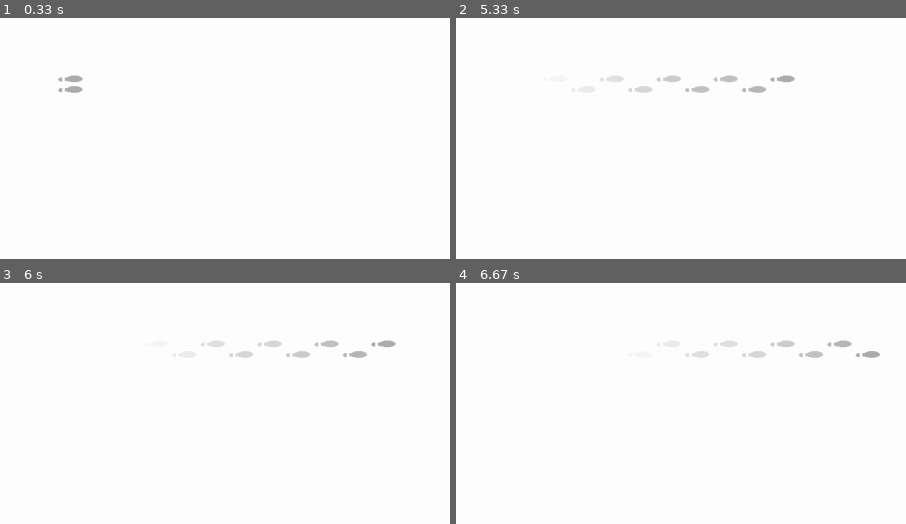
Above: before the commit, frames 1-4 (two rows, left to right).
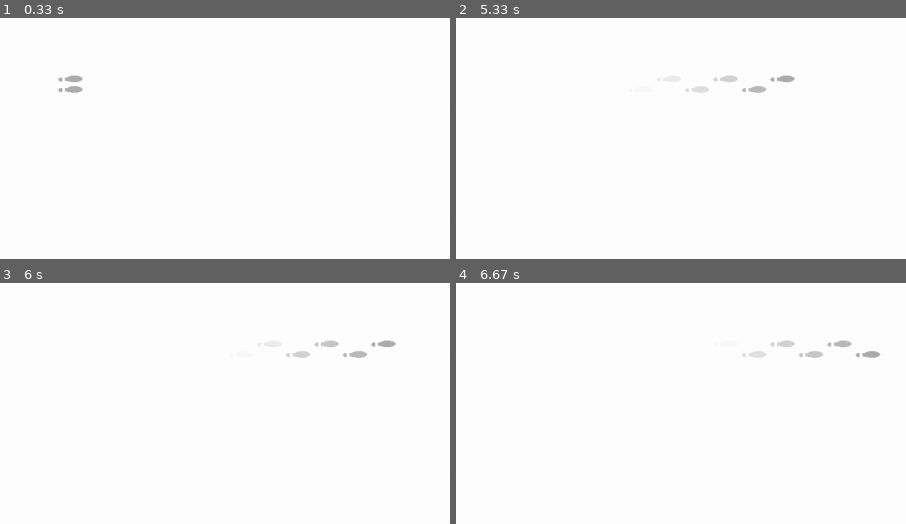
Above: after the commit, the same moments.

Repository: RumbosN/IA_Videojuegos
Game: pygame game, started from huella.py
Two runs of this game, one before a commit and one after it. Both use one fixed random seed, a clock stepped at 60 frames per second and the inputs below.
Inputs:
- Up to frame 1 (0.33 s): no input
- Up to frame 2 (5.33 s): hold Right 0.33-0.8 s; hold Right 0.83-1.3 s; hold Right 1.33-1.97 s; hold Right 2-2.47 s; hold Right 2.5-2.97 s; hold Right 3-3.63 s; hold Right 3.67-4.13 s; hold Right 4.17-4.63 s; hold Right 4.67-5.3 s
- Up to frame 3 (6 s): hold Right 5.33-5.8 s; hold Right from 5.83 s (still down)
- Up to frame 4 (6.67 s): release Right at 6.3 s; hold Right from 6.33 s (still down)
The pictures show only the part of the screen within x 0-50%, y 0-50%; the shares and areas given below are measured in that part.

Frame 1 is identical in both runs. In frame 2, 0.3% of the frame differs, in the area x 32-57%, y 24-32%; in frame 3, 0.2%; in frame 4, 0.1%.

Commit message:
acomodando tiempo

Diff:
--- a/huella.py
+++ b/huella.py
@@ -26,7 +26,6 @@
 		# Para que se pueda poner transparente, se pinta sobre una superficie
 		self.alpha_surface =  pygame.Surface((self.largo+porCiento(self.largo,40)+5, self.ancho), pygame.SRCALPHA, 32)  # the size of your rect
 		self.alpha_surface.set_alpha(128)
-
 
 	def mostrar(self, surface) :
 		#### Suela ####
@@ -57,12 +56,14 @@
 		surface.blit(self.alpha_surface,(self.pos_ini_x,self.pos_ini_y))
 
 	def update_color(self):
-		escala = 33
+		escala = 40
 		if self.color.a - escala > 0:
 			self.color.a -= escala
 			return 0
 		else:
 			return 1
+
+
 
 class Personaje(pygame.sprite.Sprite):
 	def __init__(self,surface, px=100, py=100, orientation = 0):
@@ -76,9 +77,10 @@
 		self.ventana = surface
 		self.espera = 1
 		self.seg_pie = [2,False]
+		self.tiempo = {"med_sg":500, "sg":1000, "o":400}
 		self.quieto = [True														# estoy quieto
-									,pygame.time.get_ticks()//500		# el ultimo segundo en el que me movi
-									,pygame.time.get_ticks()//500] 	# ultimo seg en que se borro una huella
+									,pygame.time.get_ticks()//self.tiempo["o"]		# el ultimo segundo en el que me movi
+									,pygame.time.get_ticks()//self.tiempo["o"]] 	# ultimo seg en que se borro una huella
 		h_der = Huella(self.position[0], self.position[1] + self.dif_pie)
 		h_izq = Huella(self.position[0], self.position[1] - self.dif_pie)
 		for h in [h_izq,h_der]:
@@ -86,7 +88,7 @@
 			h.mostrar(surface)
 
 	def update(self):
-		tiempo = pygame.time.get_ticks()//500
+		tiempo = pygame.time.get_ticks()//self.tiempo["o"]
 		actualizar = 	self.quieto[0] and (tiempo - self.quieto[2] > ceil(self.espera*1.0/3))
 		quitados = 0
 		for i in range(len(self.huellas)):
@@ -104,13 +106,13 @@
 	def move_derecha(self, parado = False):
 		if not parado:
 			self.position[0] += 43
-			self.quieto[1] = pygame.time.get_ticks()//500
+			self.quieto[1] = pygame.time.get_ticks()//self.tiempo["o"]
 			self.quieto[0] = False
 			self.seg_pie[1] = False
 		else:
 			self.seg_pie[1] = True
 
-		self.quieto[2] = pygame.time.get_ticks()//500
+		self.quieto[2] = pygame.time.get_ticks()//self.tiempo["o"]
 
 		if self.pie_izq :
 			dif = -1*self.dif_pie
@@ -158,10 +160,10 @@
 			if event.key == K_RIGHT:
 				p1.move_derecha()
 	else:
-		if not p1.quieto[0] and (pygame.time.get_ticks()//500 - p1.quieto[1] > p1.espera):
+		if not p1.quieto[0] and (pygame.time.get_ticks()//p1.tiempo["o"] - p1.quieto[1] > p1.espera):
 			p1.quieto[0] = True
 
-		elif not p1.seg_pie[1] and pygame.time.get_ticks()//500 - p1.quieto[1] > p1.seg_pie[0]:
+		elif not p1.seg_pie[1] and pygame.time.get_ticks()//p1.tiempo["o"] - p1.quieto[1] > p1.seg_pie[0]:
 			p1.move_derecha(True)
 
 
